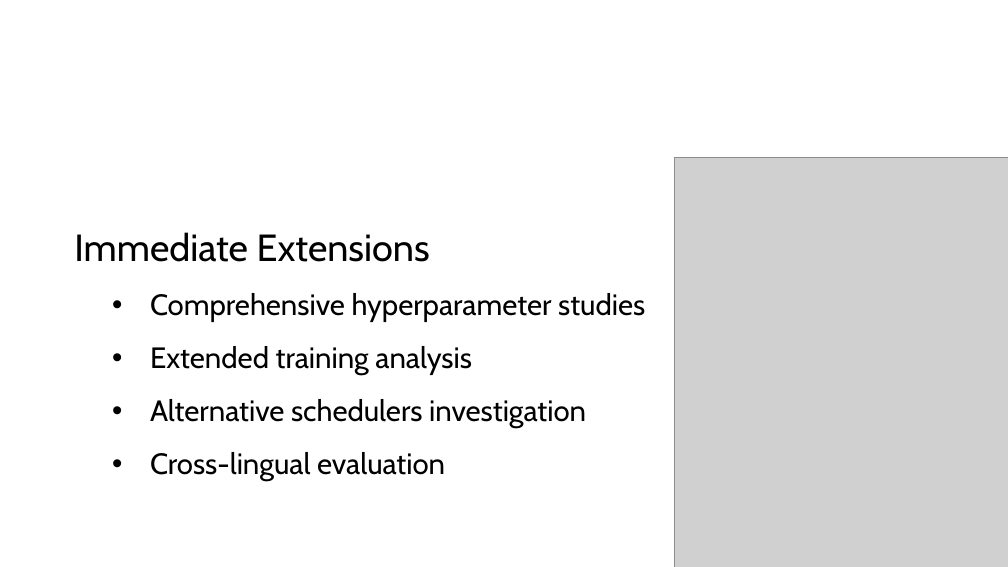
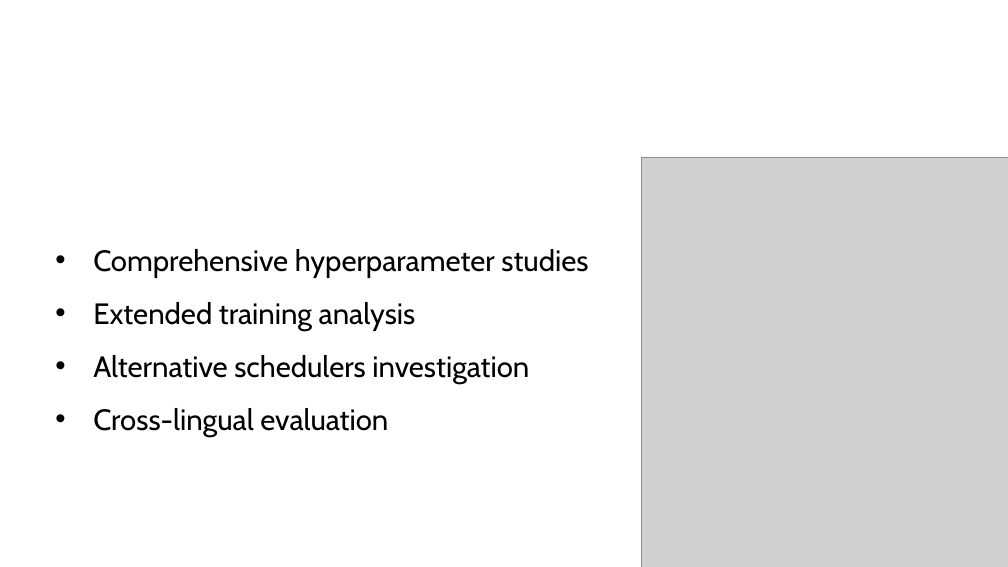
Before and after one commit to skfrost19/cross-encoder-modal, a slide deck: slide 24 of cross_encoder/thesis/Thesis_presentation.pptx (slide 16 before the commit). Drawn at 1008x567 pixels with LibreOffice and Linux fonts; fonts in the diff are those of the drawing; grey boxes stand for pictures; background and template pictures are left out. Boxes give left, top, right and bottom in pixels: in the first picture for what was removed or moved away, otherwise in the second. Text is boxed around its words. In the diff, an @@ line names an element or a change of style, - is before the commit and + after.

```diff
--- a/cross_encoder/thesis/Thesis_presentation.pptx
+++ b/cross_encoder/thesis/Thesis_presentation.pptx
@@ picture: place and size @@
-picture at <box>675,158,1008,567</box>
+picture at <box>642,158,1008,567</box>
@@ text "Comprehensive hyperparameter studies": place and size @@
-text "Comprehensive hyperparameter studies" at <box>74,232,645,481</box>
+text "Comprehensive hyperparameter studies" at <box>93,249,588,437</box>
@@ text at <box>74,232,430,262</box>: paragraph removed @@
-Immediate Extensions
```
Also in this commit, not shown: 14 other slides changed, 11 slides added, 3 other files.
